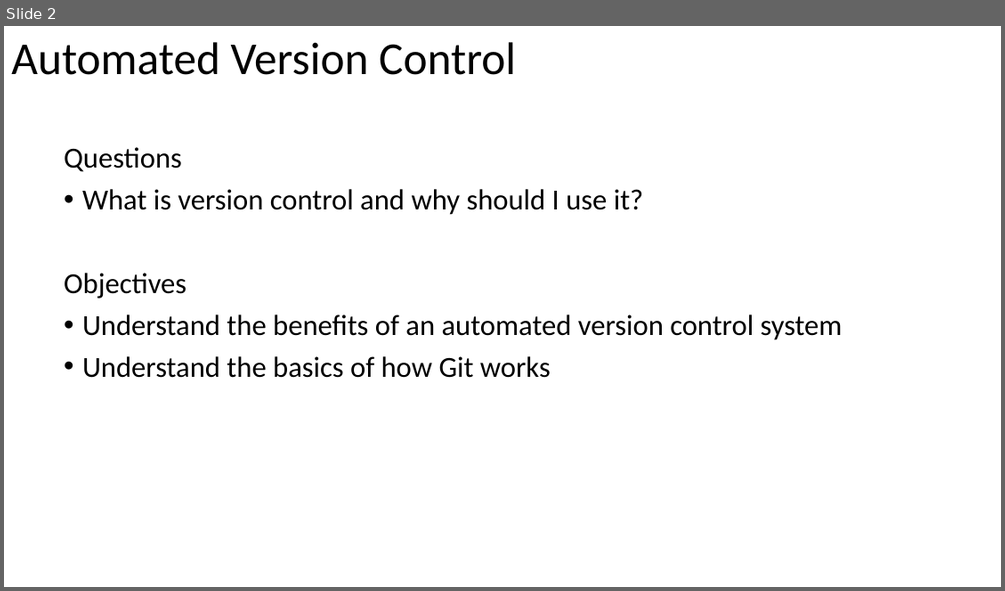
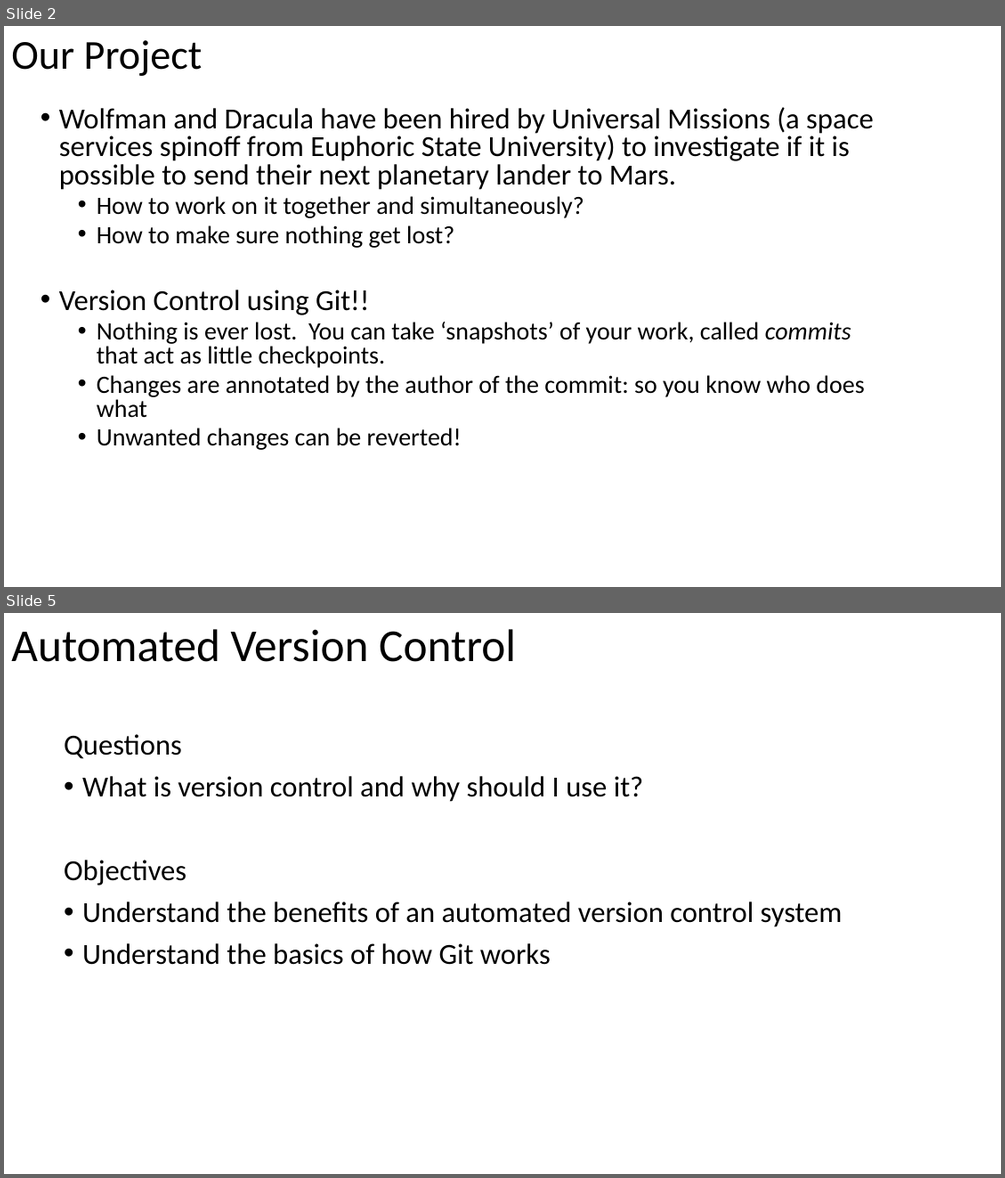
Before and after one commit to heatherciallella/SWC_Workshop_RUC_Fall17, a slide deck: Version control with Git/Version control with Git.pptx. Shown one above the other, each under a label of ours: slide 2 before the commit, slides 2 and 5 after it; the slides between them are not shown. The pictures are 1005x591 and 1005x1178 pixels, drawn with LibreOffice and Linux fonts; fonts in the diff are those of the drawing. Boxes give left, top, right and bottom in pixels: in the first picture for what was removed or moved away, otherwise in the second. Text is boxed around its words. In the diff, an @@ line names an element or a change of style, - is before the commit and + after.

```diff
--- a/Version control with Git/Version control with Git.pptx
+++ b/Version control with Git/Version control with Git.pptx
@@ slide 2 added at (4,26,1001,587), background #FFFFFF @@
@@ title added at (11,40,202,76), 39.6 pt, text #000000 @@
+Our Project
@@ text added at (59,107,874,450), 24 pt, text #000000 @@
+• Wolfman and Dracula have been hired by Universal Missions (a space services spinoff from Euphoric State University) to investigate if it is possible to send their next planetary lander to Mars.
+  • How to work on it together and simultaneously?
+  • How to make sure nothing get lost?
+• Version Control using Git!!
+  • Nothing is ever lost. You can take ‘snapshots’ of your work, called commits that act as little checkpoints.
+  • Changes are annotated by the author of the commit: so you know who does what
+  • Unwanted changes can be reverted!
@@ what was slide 2 is now slide 5 @@
```
Also in this commit, not shown: 3 slides changed, 6 other slides added, 1 slide removed.
